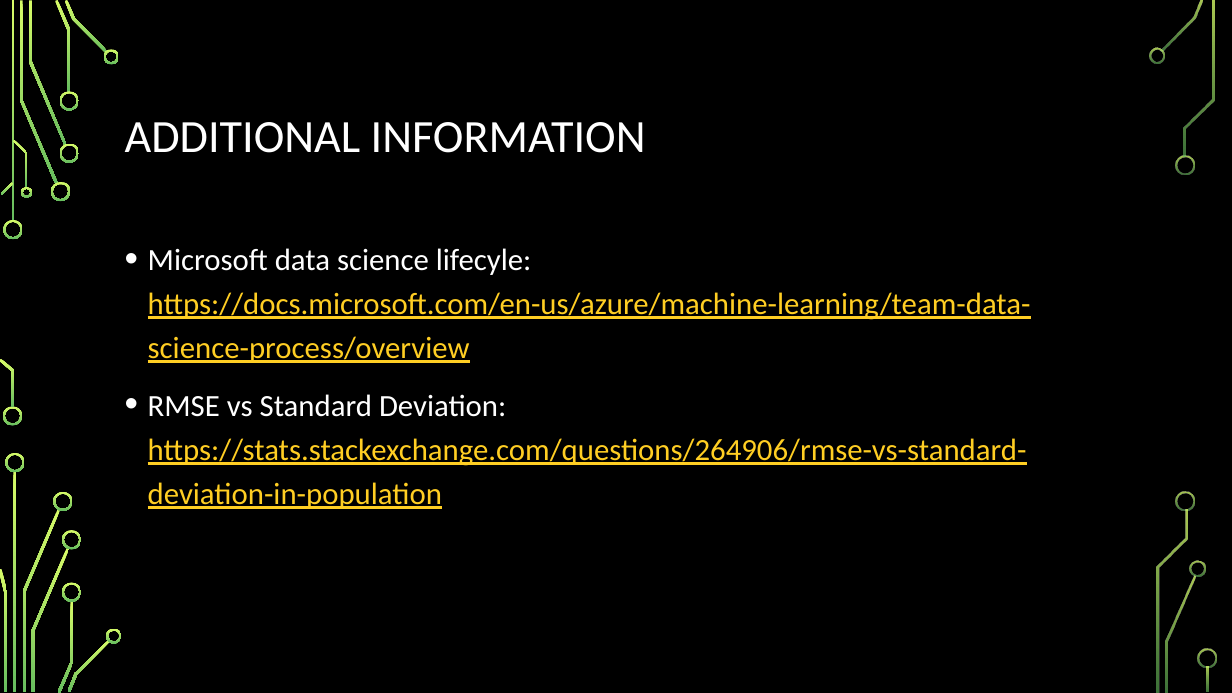
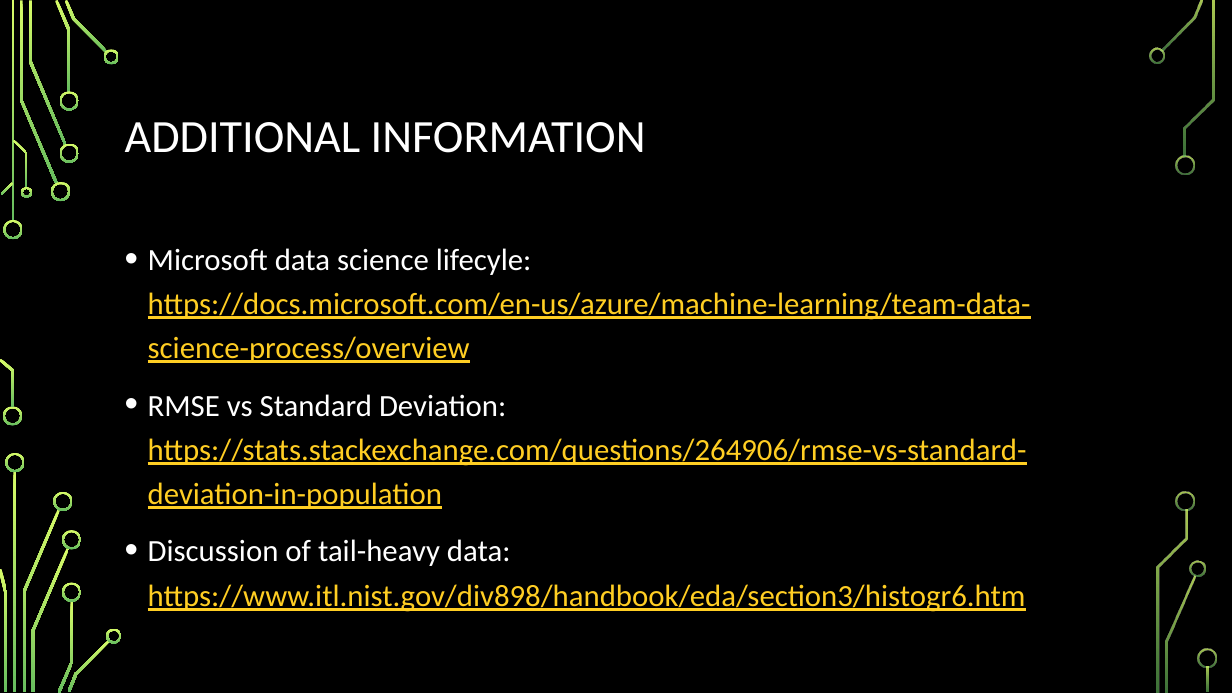
Before and after one commit to astidham2003/ml-study-group, a slide deck: slide 14 of chapter_2/Chapter 2.pptx (slide 10 before the commit). Drawn at 1232x693 pixels with LibreOffice and Linux fonts; fonts in the diff are those of the drawing; background and template pictures are left out. Boxes give left, top, right and bottom in pixels: in the first picture for what was removed or moved away, otherwise in the second. Text is boxed around its words. In the diff, an @@ line names an element or a change of style, - is before the commit and + after.

```diff
--- a/chapter_2/Chapter 2.pptx
+++ b/chapter_2/Chapter 2.pptx
@@ text at <box>148,539,1026,612</box>: paragraph added @@
+• Discussion of tail-heavy data: https://www.itl.nist.gov/div898/handbook/eda/section3/histogr6.htm
```
Also in this commit, not shown: 3 other slides changed, 4 slides added.
